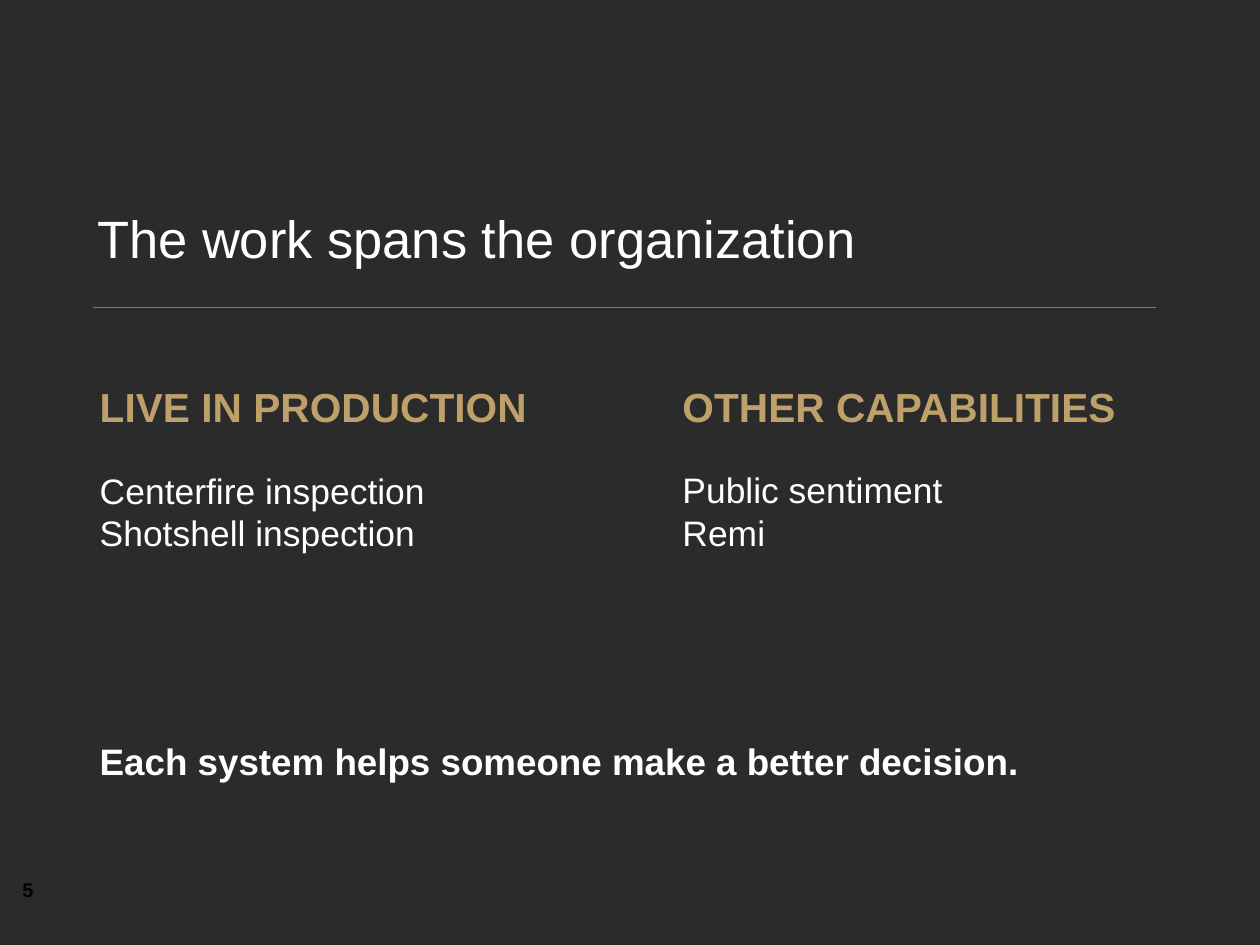
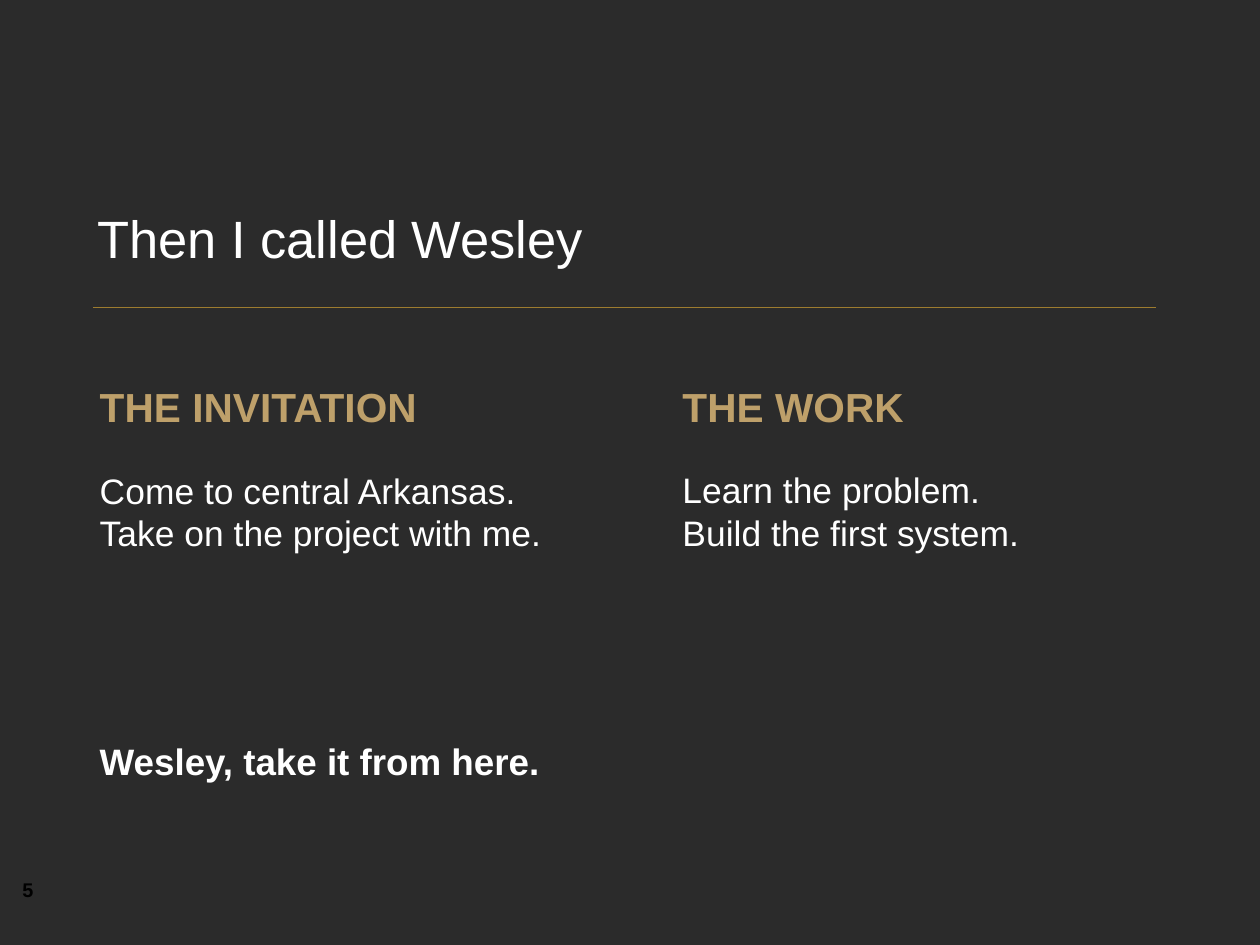
Before and after one commit to YeChamo/part-tracking-demo-ualr, a slide deck: slide 5 of docs/presentation/Engineering_at_The_Kinetic_Group.pptx. Drawn at 1260x945 pixels with LibreOffice and Linux fonts; fonts in the diff are those of the drawing; background and template pictures are left out; a plain dark background stands for a picture behind light text. Boxes give left, top, right and bottom in pixels: in the first picture for what was removed or moved away, otherwise in the second. Text is boxed around its words. In the diff, an @@ line names an element or a change of style, - is before the commit and + after.

Commit message:
Tell the internship-to-inspection story and finish with 4Founders QR slides

```diff
--- a/docs/presentation/Engineering_at_The_Kinetic_Group.pptx
+++ b/docs/presentation/Engineering_at_The_Kinetic_Group.pptx
@@ text at [97,220,583,269]: text changed @@
-The work spans the organization
+Then I called Wesley
@@ text at [100,393,416,423]: text changed @@
-LIVE IN PRODUCTION
+THE INVITATION
@@ text at [682,393,904,423]: text changed @@
-OTHER CAPABILITIES
+THE WORK
@@ text at [100,478,541,553]: text changed @@
-Centerfire inspection
-Shotshell inspection
+Come to central Arkansas.
+Take on the project with me.
@@ text at [682,477,1019,552]: text changed @@
-Public sentiment
-Remi
+Learn the problem.
+Build the first system.
@@ text at [100,748,539,782]: text changed @@
-Each system helps someone make a better decision.
+Wesley, take it from here.
```
Also in this commit, not shown: 9 other slides changed, 1 slide added, 1 slide removed, 7 other files.
